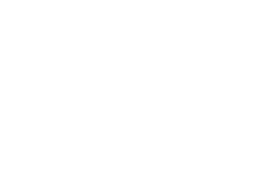
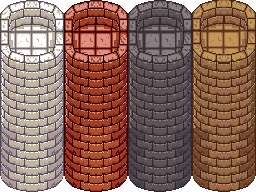
Two versions of the same layered image (256×192). Layer-by-layer changes:
moved "crowns" above "shafts" over [0, 0, 256, 64]
added layer "crown-limestone" in group "crowns" over [0, 0, 64, 64]
added layer "crown-feldspar" in group "crowns" over [64, 0, 128, 64]
added layer "crown-granite" in group "crowns" over [128, 0, 192, 64]
added layer "crown-marble" in group "crowns" over [192, 0, 256, 63]
moved "shafts" above "bases" over [0, 63, 256, 192]
added layer "shaft-limestone" in group "shafts" over [0, 64, 64, 128]
added layer "base-feldspar" in group "shafts" over [64, 128, 128, 192]
added layer "shaft-feldspar" in group "shafts" over [64, 64, 128, 128]
added layer "shaft-granite" in group "shafts" over [128, 64, 192, 128]
added layer "shaft-marble" in group "shafts" over [192, 63, 256, 128]
added layer "base-limestone" in group "bases" over [0, 128, 64, 192]
added layer "base-granite" in group "bases" over [128, 128, 192, 192]
added layer "base-marble" in group "bases" over [192, 128, 256, 192]
